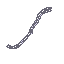
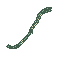
Layer changes from the first 64×64 image to the second:
painted on "Paint Layer 1" over [6, 7, 52, 49]
